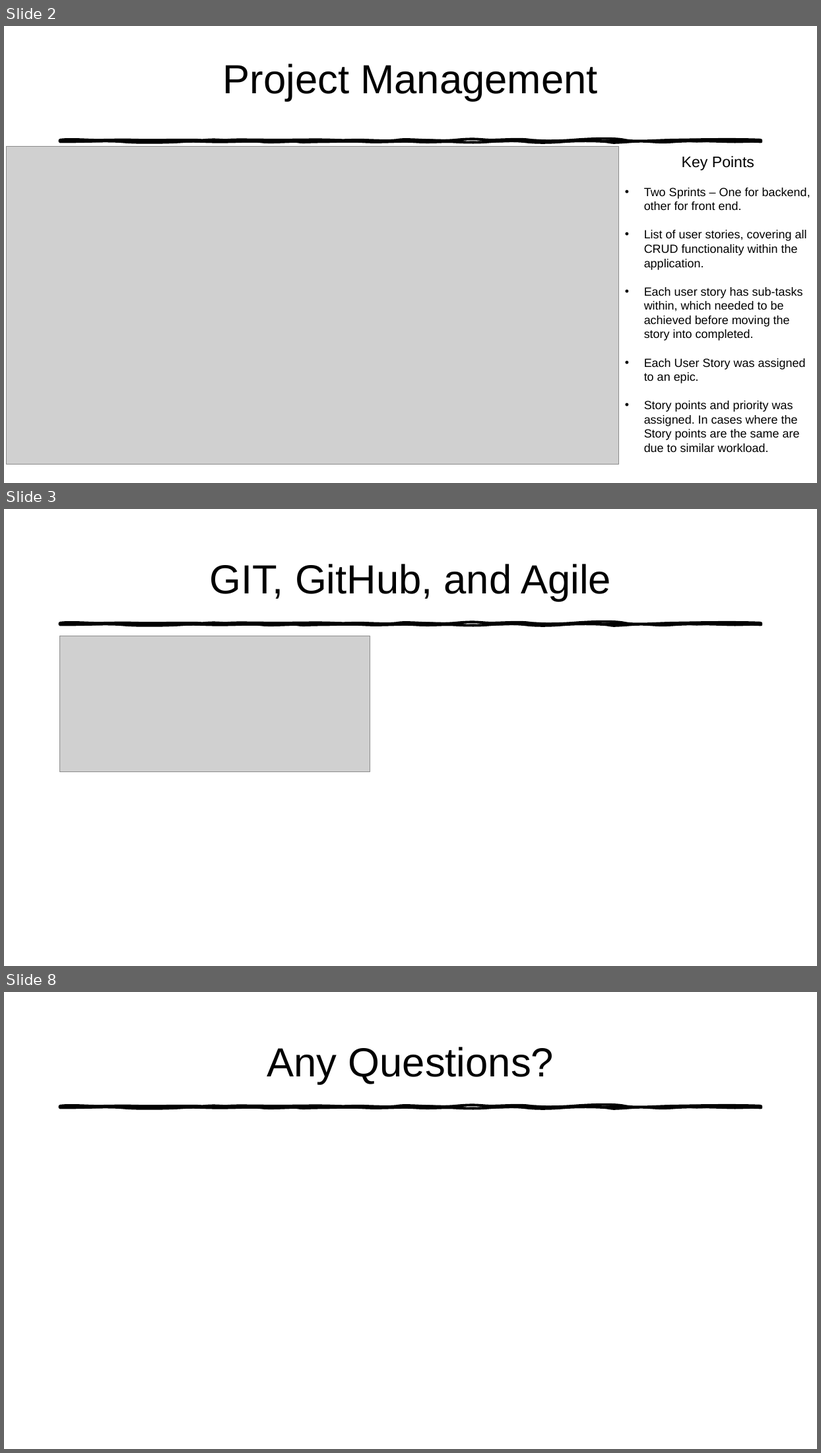
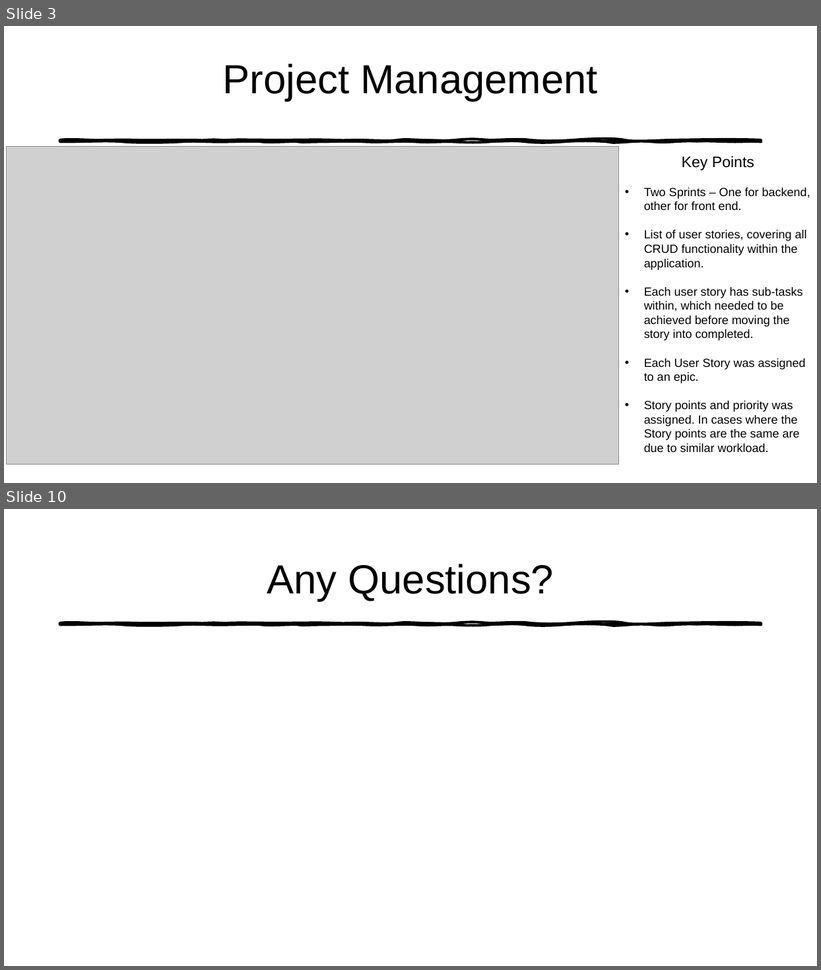
Before and after one commit to TomHoey/To-Do-List-Application, a slide deck: Documentation/To-Do-List Presentation.pptx. Shown one above the other, each under a label of ours: slides 2, 3 and 8 before the commit, slides 3 and 10 after it; the slides between them are not shown. The pictures are 821x1453 and 821x970 pixels, drawn with LibreOffice and Linux fonts; fonts in the diff are those of the drawing; grey boxes stand for pictures. Boxes give left, top, right and bottom in pixels: in the first picture for what was removed or moved away, otherwise in the second. Text is boxed around its words. In the diff, an @@ line names an element or a change of style, - is before the commit and + after.

```diff
--- a/Documentation/To-Do-List Presentation.pptx
+++ b/Documentation/To-Do-List Presentation.pptx
@@ slide 3 removed at (4, 509, 817, 966), background #FFFFFF; not listed: 1 template element that a slide beside it also shows @@
@@ title removed at (209, 564, 611, 601) @@
-GIT, GitHub, and Agile
@@ picture removed at (60, 636, 370, 772) @@
@@ what was slide 2 is now slide 3 @@
@@ what was slide 8 is now slide 10 @@
```
Also in this commit, not shown: 1 slide changed, 6 slides added, 3 other slides removed, 26 other files.
